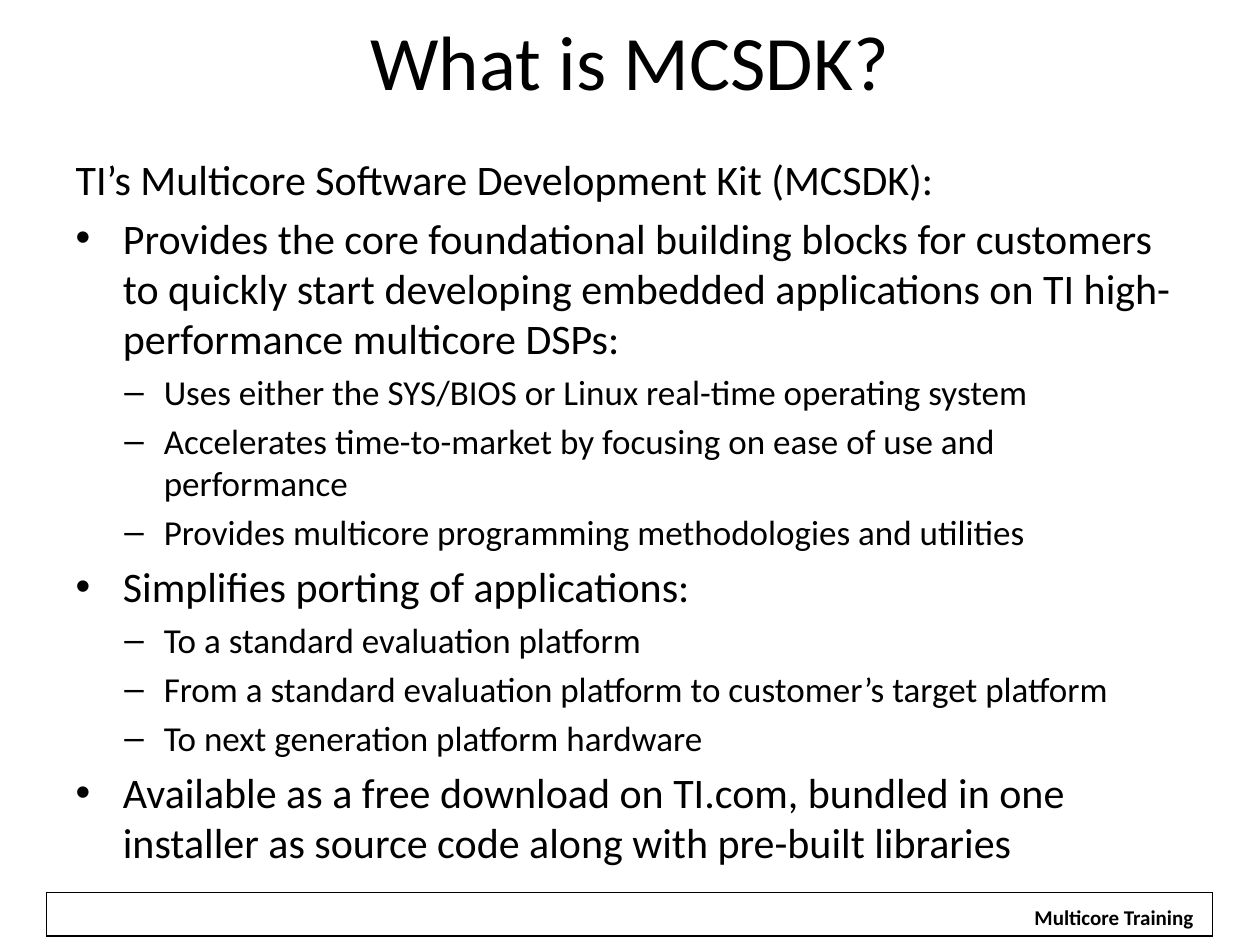
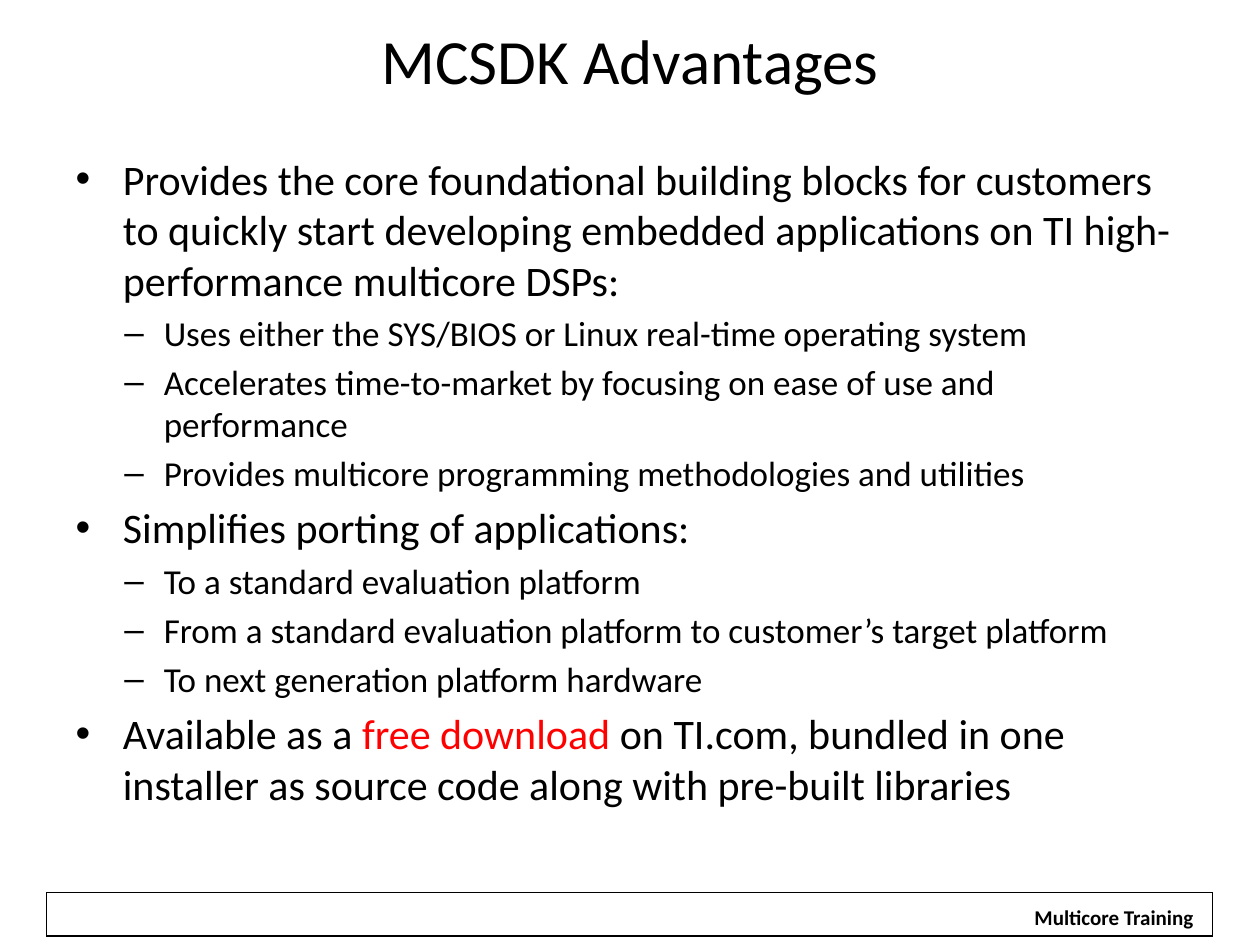
Before and after one commit to hari1989/keystone-workshop, a slide deck: slide 11 of slides/Introduction to KeyStone Software Ecosystem.pptx. Drawn at 1260x945 pixels with LibreOffice and Linux fonts; fonts in the diff are those of the drawing; background and template pictures are left out. Boxes give left, top, right and bottom in pixels: in the first picture for what was removed or moved away, otherwise in the second. Text is boxed around its words. In the diff, an @@ line names an element or a change of style, - is before the commit and + after.

```diff
--- a/slides/Introduction to KeyStone Software Ecosystem.pptx
+++ b/slides/Introduction to KeyStone Software Ecosystem.pptx
@@ title at bbox=[381, 40, 878, 95]: text changed; size 44 to 36 pt @@
-What is MCSDK?
+MCSDK Advantages
@@ text at bbox=[76, 164, 933, 202]: paragraph removed @@
-TI’s Multicore Software Development Kit (MCSDK):
@@ text at bbox=[123, 719, 1065, 808]: text colour #000000 to #FF0000 in "free download" @@
```
Also in this commit, not shown: 16 other slides changed, 1 other file.
